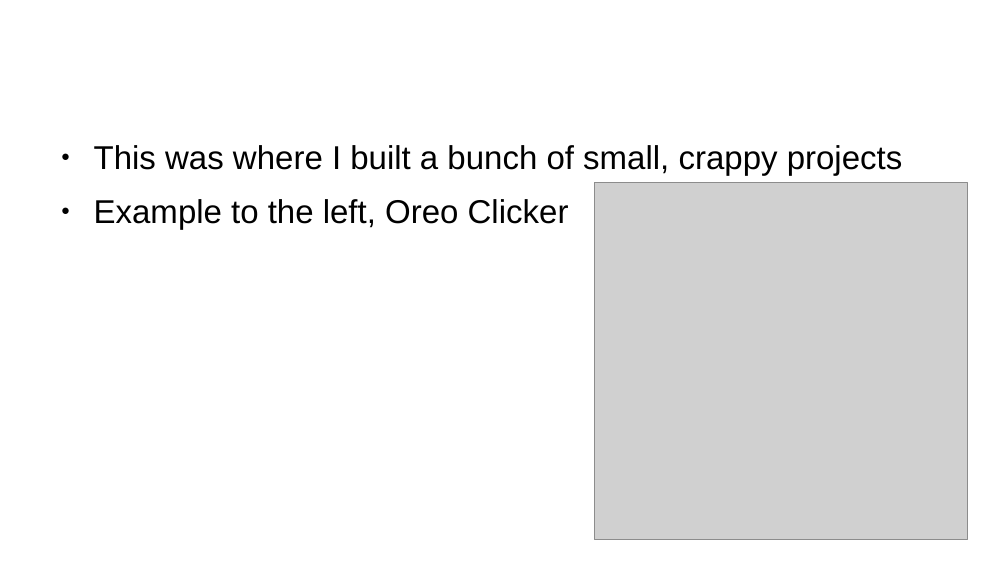
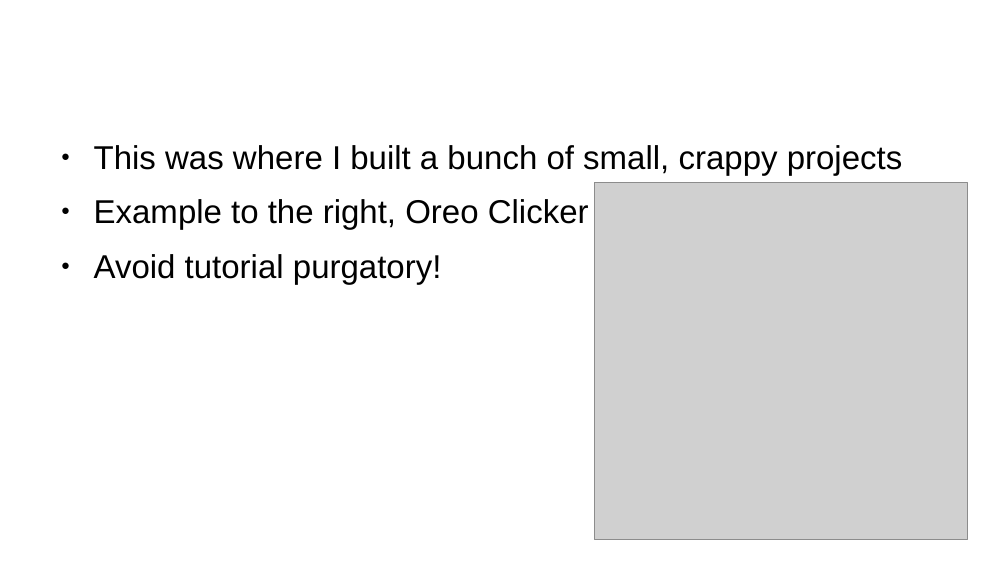
Before and after one commit to tonyern/techlahoma-lightning-talk-slides, a slide deck: slide 8 of Lightning Talk.odp (slide 7 before the commit). Drawn at 1008x567 pixels with LibreOffice and Linux fonts; fonts in the diff are those of the drawing; grey boxes stand for pictures; background and template pictures are left out. Boxes give left, top, right and bottom in pixels: in the first picture for what was removed or moved away, otherwise in the second. Text is boxed around its words. In the diff, an @@ line names an element or a change of style, - is before the commit and + after.

```diff
--- a/Lightning Talk.odp
+++ b/Lightning Talk.odp
@@ text at (94, 199, 589, 284): text changed @@
-● Example to the left, Oreo Clicker
+● Example to the right, Oreo Clicker
+● Avoid tutorial purgatory!
```
Also in this commit, not shown: 5 other slides changed, 1 slide added.
